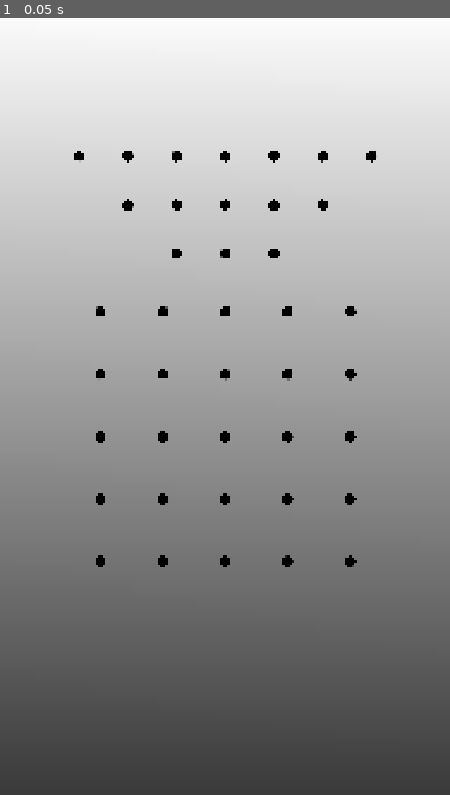
Above: before the commit, frame 1.
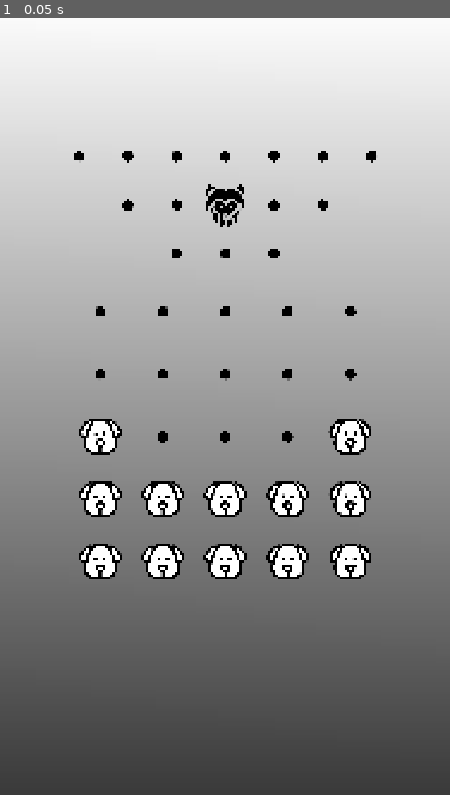
Above: after the commit, the same moment.

Repository: LeYohan-rgb/komikan
Game: Godot game, scene res://Scenes/game_scene.tscn
Two runs of this game, one before a commit and one after it. Both use one fixed random seed, a clock stepped at 60 frames per second and the inputs below. This scene is started directly instead of the project's main scene.
Inputs:
- Up to frame 1 (0.05 s): no input

The runs differ from the first frame. In frame 1, 4.3% of the frame differs, in the area x 17-83%, y 21-73%.

Commit message:
Coded change state of a tile on the board

Diff:
--- a/Scenes/game_scene.tscn
+++ b/Scenes/game_scene.tscn
@@ -1,5 +1,6 @@
 [gd_scene format=3 uid="uid://hutq0vv3okvx"]
 
+[ext_resource type="Script" uid="uid://c0oub7gjp7j7i" path="res://Scripts/game_scene.gd" id="1_b6fju"]
 [ext_resource type="PackedScene" uid="uid://bcea2io7e6nmc" path="res://Scenes/tile.tscn" id="1_x87qo"]
 
 [sub_resource type="Gradient" id="Gradient_oqyrl"]
@@ -20,6 +21,7 @@
 anchor_bottom = 1.0
 grow_horizontal = 2
 grow_vertical = 2
+script = ExtResource("1_b6fju")
 
 [node name="main_background" type="Panel" parent="." unique_id=1285088870]
 layout_mode = 1
@@ -54,91 +56,91 @@
 theme_override_constants/h_separation = 67
 columns = 7
 
-[node name="GridContainer" type="GridContainer" parent="game_scene_layout/board_layout/triangle_board" unique_id=1292081795]
-layout_mode = 2
-theme_override_constants/v_separation = 67
-
-[node name="tile" parent="game_scene_layout/board_layout/triangle_board/GridContainer" unique_id=1331111654 instance=ExtResource("1_x87qo")]
-custom_minimum_size = Vector2(50, 50)
-layout_mode = 2
-
-[node name="GridContainer2" type="GridContainer" parent="game_scene_layout/board_layout/triangle_board" unique_id=1380362969]
-layout_mode = 2
-theme_override_constants/v_separation = 67
-
-[node name="tile" parent="game_scene_layout/board_layout/triangle_board/GridContainer2" unique_id=1472585669 instance=ExtResource("1_x87qo")]
-custom_minimum_size = Vector2(50, 50)
-layout_mode = 2
-
-[node name="tile2" parent="game_scene_layout/board_layout/triangle_board/GridContainer2" unique_id=1345619771 instance=ExtResource("1_x87qo")]
-custom_minimum_size = Vector2(50, 50)
-layout_mode = 2
-
-[node name="GridContainer3" type="GridContainer" parent="game_scene_layout/board_layout/triangle_board" unique_id=1370903868]
-layout_mode = 2
-theme_override_constants/v_separation = 67
-
-[node name="tile" parent="game_scene_layout/board_layout/triangle_board/GridContainer3" unique_id=624398797 instance=ExtResource("1_x87qo")]
-custom_minimum_size = Vector2(50, 50)
-layout_mode = 2
-
-[node name="tile2" parent="game_scene_layout/board_layout/triangle_board/GridContainer3" unique_id=1178471661 instance=ExtResource("1_x87qo")]
-custom_minimum_size = Vector2(50, 50)
-layout_mode = 2
-
-[node name="tile3" parent="game_scene_layout/board_layout/triangle_board/GridContainer3" unique_id=1534843323 instance=ExtResource("1_x87qo")]
-custom_minimum_size = Vector2(50, 50)
-layout_mode = 2
-
-[node name="GridContainer4" type="GridContainer" parent="game_scene_layout/board_layout/triangle_board" unique_id=1920645385]
-layout_mode = 2
-theme_override_constants/v_separation = 67
-
-[node name="tile" parent="game_scene_layout/board_layout/triangle_board/GridContainer4" unique_id=770614911 instance=ExtResource("1_x87qo")]
-custom_minimum_size = Vector2(50, 50)
-layout_mode = 2
-
-[node name="tile2" parent="game_scene_layout/board_layout/triangle_board/GridContainer4" unique_id=1647229703 instance=ExtResource("1_x87qo")]
-custom_minimum_size = Vector2(50, 50)
-layout_mode = 2
-
-[node name="tile3" parent="game_scene_layout/board_layout/triangle_board/GridContainer4" unique_id=508963051 instance=ExtResource("1_x87qo")]
-custom_minimum_size = Vector2(50, 50)
-layout_mode = 2
-
-[node name="GridContainer5" type="GridContainer" parent="game_scene_layout/board_layout/triangle_board" unique_id=1836124627]
-layout_mode = 2
-theme_override_constants/v_separation = 67
-
-[node name="tile" parent="game_scene_layout/board_layout/triangle_board/GridContainer5" unique_id=1111032601 instance=ExtResource("1_x87qo")]
-custom_minimum_size = Vector2(50, 50)
-layout_mode = 2
-
-[node name="tile2" parent="game_scene_layout/board_layout/triangle_board/GridContainer5" unique_id=101207105 instance=ExtResource("1_x87qo")]
-custom_minimum_size = Vector2(50, 50)
-layout_mode = 2
-
-[node name="tile3" parent="game_scene_layout/board_layout/triangle_board/GridContainer5" unique_id=303004866 instance=ExtResource("1_x87qo")]
-custom_minimum_size = Vector2(50, 50)
-layout_mode = 2
-
-[node name="GridContainer6" type="GridContainer" parent="game_scene_layout/board_layout/triangle_board" unique_id=869466926]
-layout_mode = 2
-theme_override_constants/v_separation = 67
-
-[node name="tile" parent="game_scene_layout/board_layout/triangle_board/GridContainer6" unique_id=332566670 instance=ExtResource("1_x87qo")]
-custom_minimum_size = Vector2(50, 50)
-layout_mode = 2
-
-[node name="tile2" parent="game_scene_layout/board_layout/triangle_board/GridContainer6" unique_id=1340308434 instance=ExtResource("1_x87qo")]
-custom_minimum_size = Vector2(50, 50)
-layout_mode = 2
-
-[node name="GridContainer7" type="GridContainer" parent="game_scene_layout/board_layout/triangle_board" unique_id=613261556]
-layout_mode = 2
-theme_override_constants/v_separation = 67
-
-[node name="tile" parent="game_scene_layout/board_layout/triangle_board/GridContainer7" unique_id=1364329826 instance=ExtResource("1_x87qo")]
+[node name="row_1" type="GridContainer" parent="game_scene_layout/board_layout/triangle_board" unique_id=1292081795]
+layout_mode = 2
+theme_override_constants/v_separation = 67
+
+[node name="tile26" parent="game_scene_layout/board_layout/triangle_board/row_1" unique_id=1331111654 instance=ExtResource("1_x87qo")]
+custom_minimum_size = Vector2(50, 50)
+layout_mode = 2
+
+[node name="row_2" type="GridContainer" parent="game_scene_layout/board_layout/triangle_board" unique_id=1380362969]
+layout_mode = 2
+theme_override_constants/v_separation = 67
+
+[node name="tile" parent="game_scene_layout/board_layout/triangle_board/row_2" unique_id=1472585669 instance=ExtResource("1_x87qo")]
+custom_minimum_size = Vector2(50, 50)
+layout_mode = 2
+
+[node name="tile31" parent="game_scene_layout/board_layout/triangle_board/row_2" unique_id=1345619771 instance=ExtResource("1_x87qo")]
+custom_minimum_size = Vector2(50, 50)
+layout_mode = 2
+
+[node name="row_3" type="GridContainer" parent="game_scene_layout/board_layout/triangle_board" unique_id=1370903868]
+layout_mode = 2
+theme_override_constants/v_separation = 67
+
+[node name="tile27" parent="game_scene_layout/board_layout/triangle_board/row_3" unique_id=624398797 instance=ExtResource("1_x87qo")]
+custom_minimum_size = Vector2(50, 50)
+layout_mode = 2
+
+[node name="tile32" parent="game_scene_layout/board_layout/triangle_board/row_3" unique_id=1178471661 instance=ExtResource("1_x87qo")]
+custom_minimum_size = Vector2(50, 50)
+layout_mode = 2
+
+[node name="tile36" parent="game_scene_layout/board_layout/triangle_board/row_3" unique_id=1534843323 instance=ExtResource("1_x87qo")]
+custom_minimum_size = Vector2(50, 50)
+layout_mode = 2
+
+[node name="row_4" type="GridContainer" parent="game_scene_layout/board_layout/triangle_board" unique_id=1920645385]
+layout_mode = 2
+theme_override_constants/v_separation = 67
+
+[node name="tile28" parent="game_scene_layout/board_layout/triangle_board/row_4" unique_id=770614911 instance=ExtResource("1_x87qo")]
+custom_minimum_size = Vector2(50, 50)
+layout_mode = 2
+
+[node name="tile33" parent="game_scene_layout/board_layout/triangle_board/row_4" unique_id=1647229703 instance=ExtResource("1_x87qo")]
+custom_minimum_size = Vector2(50, 50)
+layout_mode = 2
+
+[node name="tile37" parent="game_scene_layout/board_layout/triangle_board/row_4" unique_id=508963051 instance=ExtResource("1_x87qo")]
+custom_minimum_size = Vector2(50, 50)
+layout_mode = 2
+
+[node name="row_5" type="GridContainer" parent="game_scene_layout/board_layout/triangle_board" unique_id=1836124627]
+layout_mode = 2
+theme_override_constants/v_separation = 67
+
+[node name="tile29" parent="game_scene_layout/board_layout/triangle_board/row_5" unique_id=1111032601 instance=ExtResource("1_x87qo")]
+custom_minimum_size = Vector2(50, 50)
+layout_mode = 2
+
+[node name="tile34" parent="game_scene_layout/board_layout/triangle_board/row_5" unique_id=101207105 instance=ExtResource("1_x87qo")]
+custom_minimum_size = Vector2(50, 50)
+layout_mode = 2
+
+[node name="tile38" parent="game_scene_layout/board_layout/triangle_board/row_5" unique_id=303004866 instance=ExtResource("1_x87qo")]
+custom_minimum_size = Vector2(50, 50)
+layout_mode = 2
+
+[node name="row_6" type="GridContainer" parent="game_scene_layout/board_layout/triangle_board" unique_id=869466926]
+layout_mode = 2
+theme_override_constants/v_separation = 67
+
+[node name="tile" parent="game_scene_layout/board_layout/triangle_board/row_6" unique_id=332566670 instance=ExtResource("1_x87qo")]
+custom_minimum_size = Vector2(50, 50)
+layout_mode = 2
+
+[node name="tile35" parent="game_scene_layout/board_layout/triangle_board/row_6" unique_id=1340308434 instance=ExtResource("1_x87qo")]
+custom_minimum_size = Vector2(50, 50)
+layout_mode = 2
+
+[node name="row_7" type="GridContainer" parent="game_scene_layout/board_layout/triangle_board" unique_id=613261556]
+layout_mode = 2
+theme_override_constants/v_separation = 67
+
+[node name="tile30" parent="game_scene_layout/board_layout/triangle_board/row_7" unique_id=1364329826 instance=ExtResource("1_x87qo")]
 custom_minimum_size = Vector2(50, 50)
 layout_mode = 2
 
@@ -151,7 +153,7 @@
 theme_override_constants/v_separation = 100
 columns = 5
 
-[node name="tile" parent="game_scene_layout/board_layout/big_square_board" unique_id=2042005249 instance=ExtResource("1_x87qo")]
+[node name="tile1" parent="game_scene_layout/board_layout/big_square_board" unique_id=2042005249 instance=ExtResource("1_x87qo")]
 custom_minimum_size = Vector2(50, 50)
 layout_mode = 2
 
--- /dev/null
+++ b/Scripts/game_scene.gd
@@ -0,0 +1,28 @@
+extends Control
+
+
+# Called when the node enters the scene tree for the first time.
+func _ready() -> void:
+	load_initial_board_state()
+
+
+# Called every frame. 'delta' is the elapsed time since the previous frame.
+func _process(delta: float) -> void:
+	pass
+
+func load_initial_board_state():
+	#PANGUI
+	change_tile_state(33, "pangui", true, 4)
+
+	#TREWAS
+	change_tile_state(11, "trewa")
+	change_tile_state(15, "trewa")
+
+	for i in range(15, 25):
+		change_tile_state(i+1, "trewa")
+
+func change_tile_state(tile_num : int, state : String, square_or_triangle : bool = false, triangle_row : int = 0):
+	if square_or_triangle:
+		get_node("game_scene_layout/board_layout/triangle_board/row_" + str(triangle_row) + "/tile" + str(tile_num)).change_state(state)
+	else:
+		get_node("game_scene_layout/board_layout/big_square_board/tile"+str(tile_num)).change_state(state)
--- a/Scripts/tile.gd
+++ b/Scripts/tile.gd
@@ -1,11 +1,30 @@
 extends Control
 
 @export var state : String = ""
+@onready var anim_sprite = $AnimatedSprite2D
 # Called when the node enters the scene tree for the first time.
 func _ready() -> void:
-	pass # Replace with function body.
+	if state == "":
+		anim_sprite.play("default")
+	if state == "pangui":
+		anim_sprite.play("pangui")
+	if state == "trewa":
+		anim_sprite.play("trewa")
+	if state == "null":
+		anim_sprite.hide()
+
 
 
 # Called every frame. 'delta' is the elapsed time since the previous frame.
 func _process(delta: float) -> void:
 	pass
+
+func change_state(state : String):
+	if state == "":
+		anim_sprite.play("default")
+	if state == "pangui":
+		anim_sprite.play("pangui")
+	if state == "trewa":
+		anim_sprite.play("trewa")
+	if state == "null":
+		anim_sprite.hide()
Not shown, added: Scripts/game_scene.gd.uid
